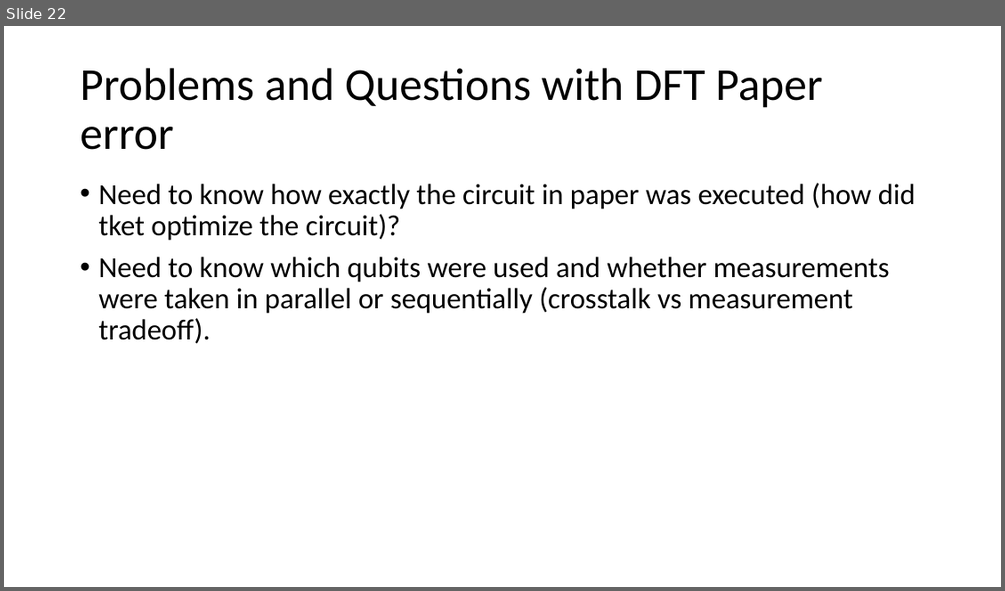
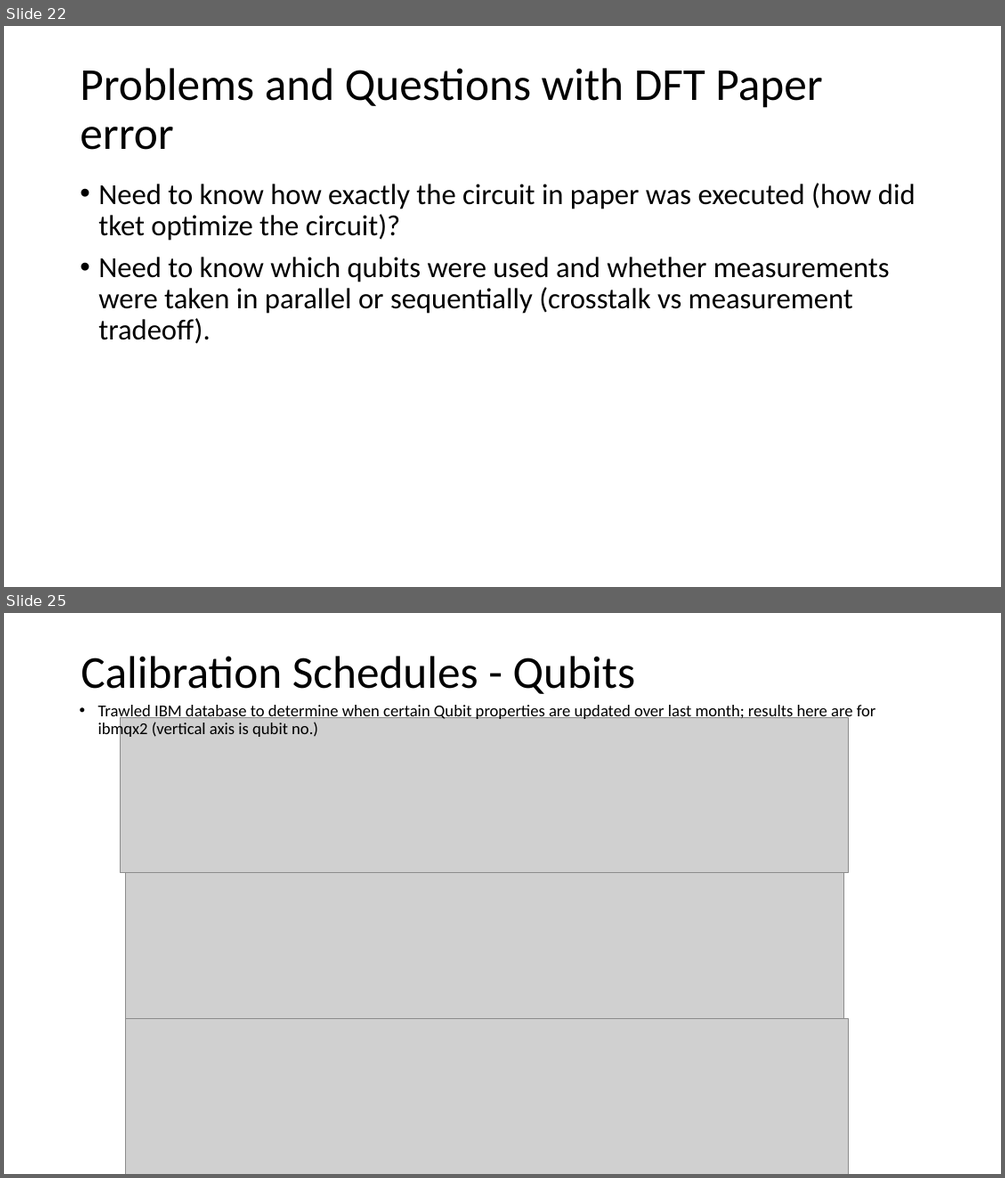
Before and after one commit to a-kapila/quantum-error, a slide deck: Annanay Project Summary.pptx. Shown one above the other, each under a label of ours: slide 22 before the commit, slides 22 and 25 after it; the slides between them are not shown. The pictures are 1005x591 and 1005x1178 pixels, drawn with LibreOffice and Linux fonts; fonts in the diff are those of the drawing; grey boxes stand for pictures. Boxes give left, top, right and bottom in pixels: in the first picture for what was removed or moved away, otherwise in the second. Text is boxed around its words. In the diff, an @@ line names an element or a change of style, - is before the commit and + after.

```diff
--- a/Annanay Project Summary.pptx
+++ b/Annanay Project Summary.pptx
@@ slide 25 added at box(4, 613, 1001, 1174), background #FFFFFF @@
@@ title added at box(81, 656, 635, 694), 44 pt, text #000000 @@
+Calibration Schedules - Qubits
@@ text added at box(98, 703, 876, 739), 16 pt, text #000000 @@
+• Trawled IBM database to determine when certain Qubit properties are updated over last month; results here are for ibmqx2 (vertical axis is qubit no.)
@@ picture added at box(121, 718, 849, 873) @@
@@ picture added at box(126, 873, 844, 1022) @@
@@ picture added at box(126, 1019, 849, 1174) @@
```
Also in this commit, not shown: 7 other slides added, 1 slide removed, 16 other files.
